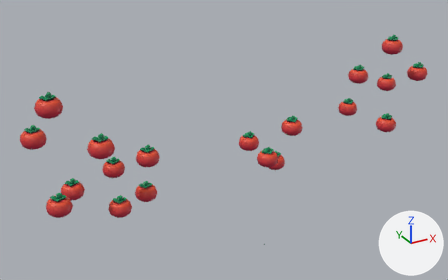
Two versions of the Blender file art_models/tomatoestrees.blend, one commit apart.
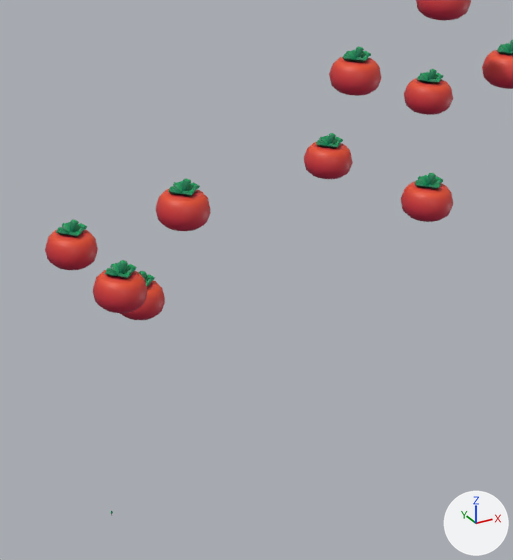
Each version is shown whole from a 50 mm lens placed at (-11.37, -17.4, 13.55), pointed at (-1.75, 0.1, 4.8), then close up on the part from 49% to 94% of the width and 17% to 94% of the height. Lighting does not change. The marker at lower right points along +X, +Y and +Z. The older version's two pictures come first.

In view in the first close-up: 'food_ingredient_tomato_Sphere.001', 'food_ingredient_tomato_Sphere.002', 'food_ingredient_tomato_Sphere.003', 'food_ingredient_tomato_Sphere.004', 'food_ingredient_tomato_Sphere.005', 'food_ingredient_tomato_Sphere.006', 'food_ingredient_tomato_Sphere.007', 'food_ingredient_tomato_Sphere.008', 'food_ingredient_tomato_Sphere.009', 'food_ingredient_tomato_Sphere.010'.
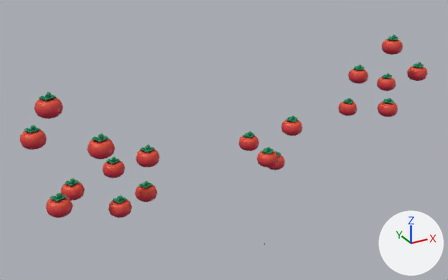
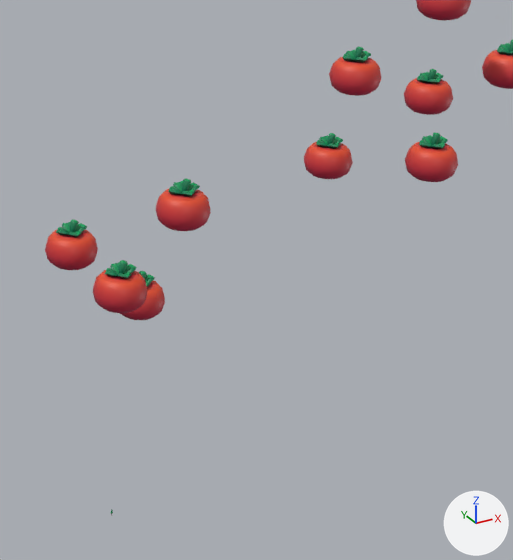
Where the newer file only moved an object's origin or applied its transform, the numbers keep the older frame.

What differs and where, as boxes [x1, y1, x2, y2] in the close-ups (513 x 560 px):
'food_ingredient_tomato_Sphere.007', moved
    before: [401, 173, 453, 222]
    after: [405, 132, 458, 182]

The change, as a diff of the scene's bpy script:
```diff
--- a/art_models/tomatoestrees.blend.py
+++ b/art_models/tomatoestrees.blend.py
@@ ob_food_ingredient_tomato_sphere_007 @@
 ob_food_ingredient_tomato_sphere_007 = bpy.data.objects.new('food_ingredient_tomato_Sphere.007', me_food_ingredient_tomato_sphere_007)
-ob_food_ingredient_tomato_sphere_007.location = (4.48, -1.26, 4.79)
+ob_food_ingredient_tomato_sphere_007.location = (4.48, -1.26, 5.41)
```
